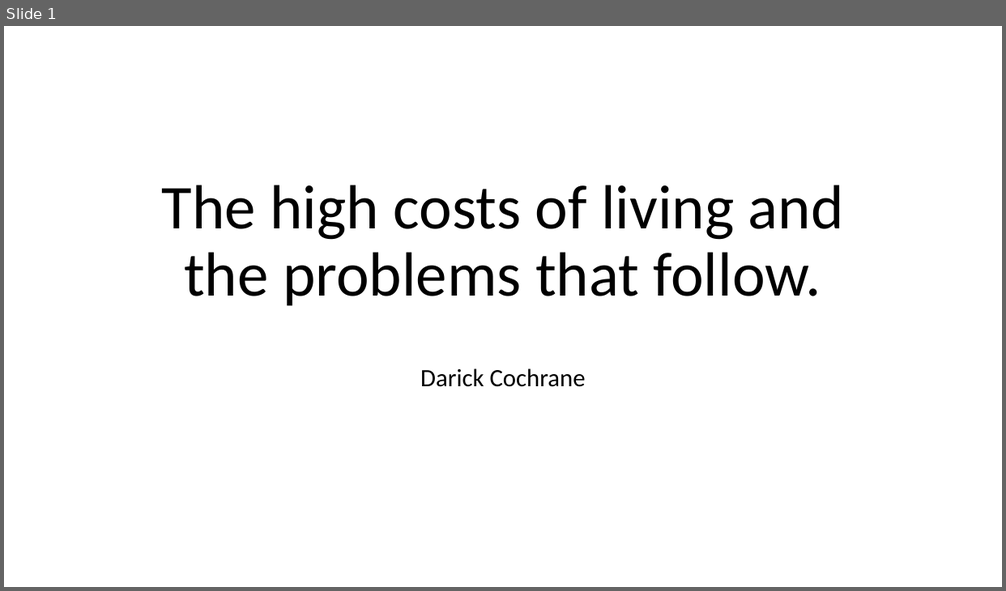
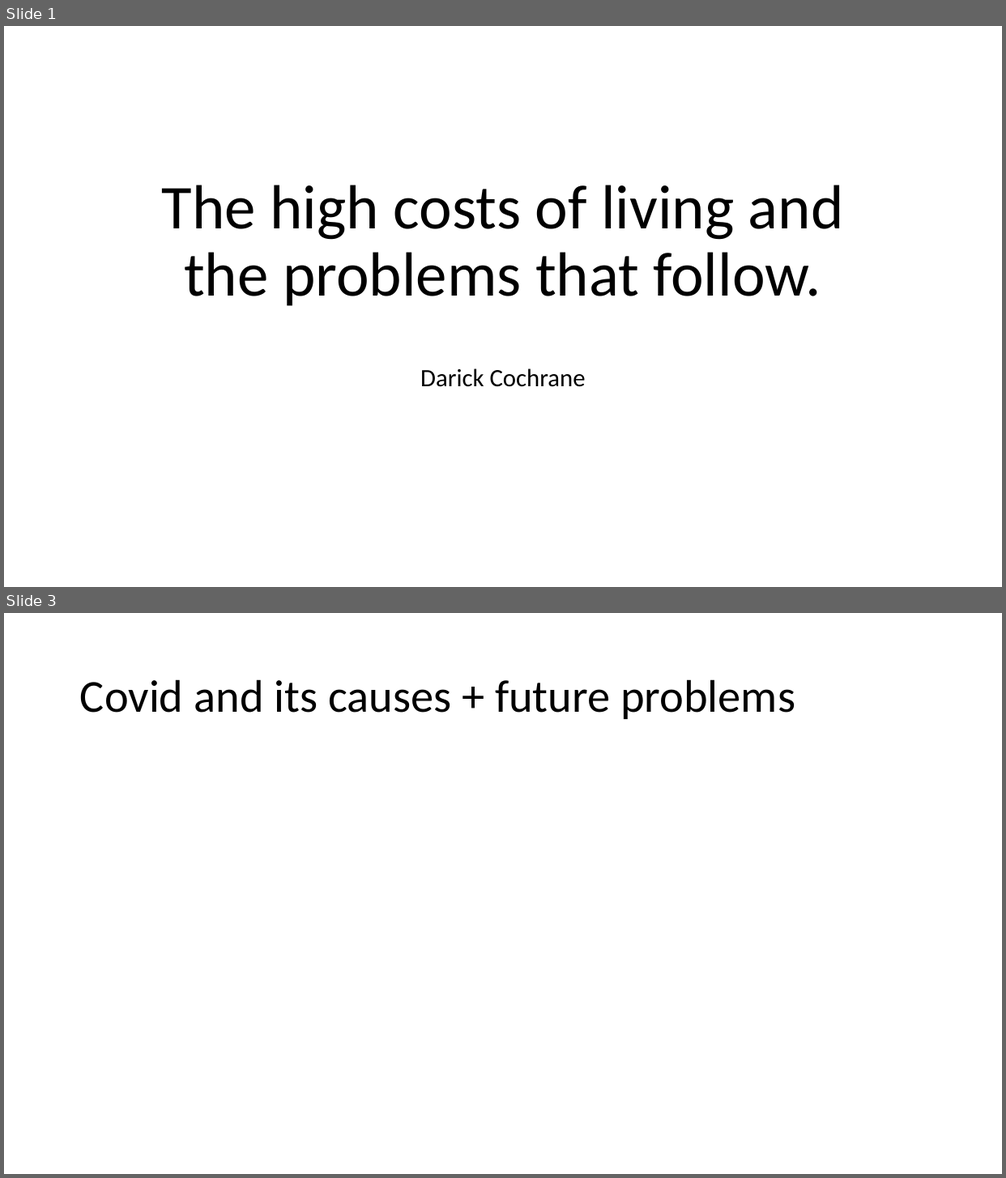
Before and after one commit to Sk1ttlelol/English-2010, a slide deck: costs of living A1.pptx. Shown one above the other, each under a label of ours: slide 1 before the commit, slides 1 and 3 after it; the slides between them are not shown. The pictures are 1006x591 and 1006x1178 pixels, drawn with LibreOffice and Linux fonts; fonts in the diff are those of the drawing. Boxes give left, top, right and bottom in pixels: in the first picture for what was removed or moved away, otherwise in the second. Text is boxed around its words. In the diff, an @@ line names an element or a change of style, - is before the commit and + after.

```diff
--- a/costs of living A1.pptx
+++ b/costs of living A1.pptx
@@ slide 3 added at (4, 613, 1002, 1174), background #FFFFFF @@
@@ title added at (80, 679, 795, 719), 44 pt, text #000000 @@
+Covid and its causes + future problems
```
Also in this commit, not shown: 8 other slides added, 1 other file.
